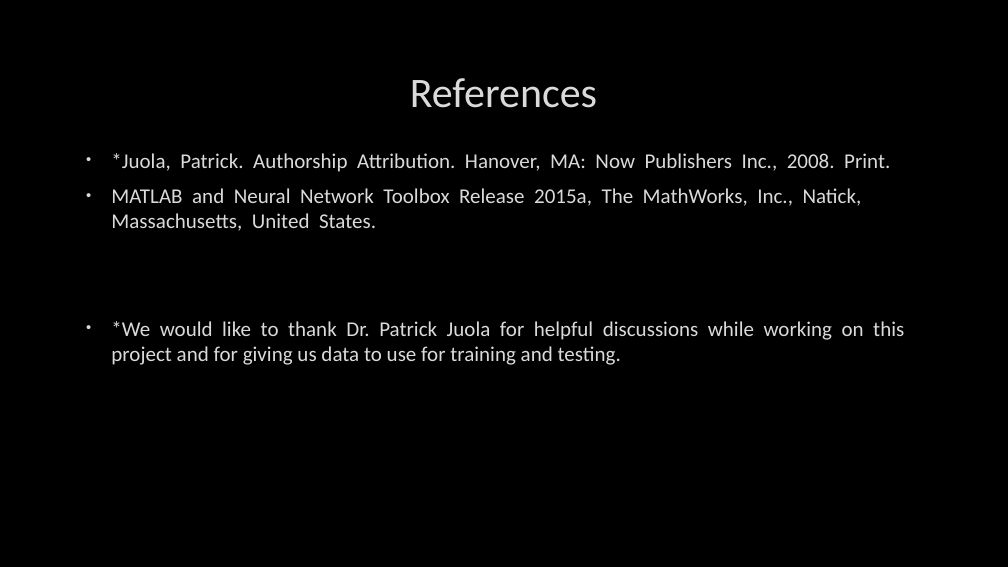
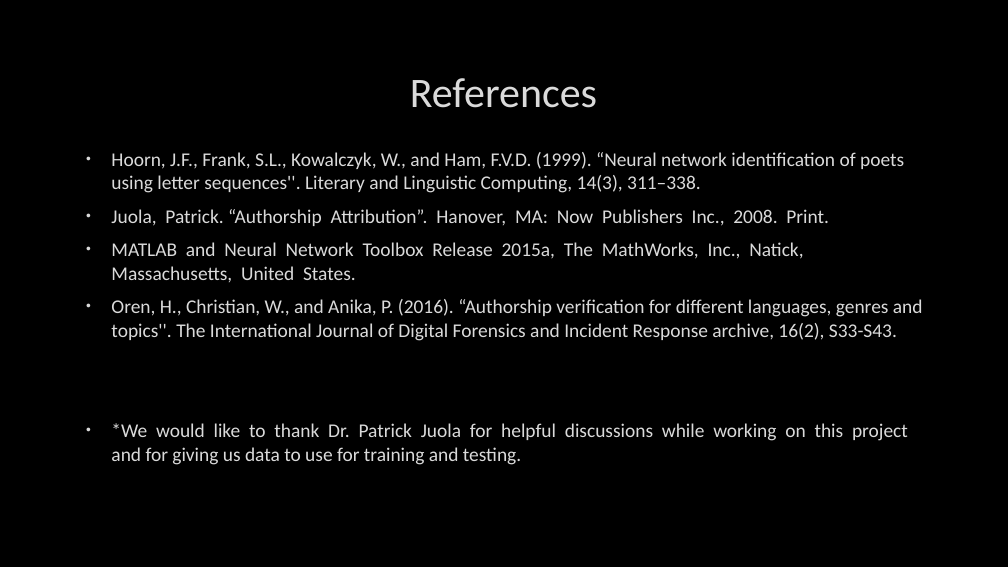
Before and after one commit to BradySheehan/Authorship_Verification, a slide deck: slide 18 of ai_project_presentation.pptx (slide 11 before the commit). Drawn at 1008x567 pixels with LibreOffice and Linux fonts; fonts in the diff are those of the drawing; background and template pictures are left out. Boxes give left, top, right and bottom in pixels: in the first picture for what was removed or moved away, otherwise in the second. Text is boxed around its words. In the diff, an @@ line names an element or a change of style, - is before the commit and + after.

Commit message:
Updated ppt presentation

```diff
--- a/ai_project_presentation.pptx
+++ b/ai_project_presentation.pptx
@@ text at [111, 152, 904, 226]: text changed; size 20 to 18.5 pt @@
-• *Juola, Patrick. Authorship Attribution. Hanover, MA: Now Publishers Inc., 2008. Print.
+• Hoorn, J.F., Frank, S.L., Kowalczyk, W., and Ham, F.V.D. (1999). “Neural network identification of poets using letter sequences''. Literary and Linguistic Computing, 14(3), 311–338.
+• Juola, Patrick. “Authorship Attribution”. Hanover, MA: Now Publishers Inc., 2008. Print.
@@ text at [111, 242, 908, 465]: size 20 to 18.5 pt in "MATLAB and Neural Network Toolbox Release 2015a, ...", "*We would like to thank Dr. Patrick ..." @@
@@ text at [111, 299, 923, 341]: paragraph added @@
+• Oren, H., Christian, W., and Anika, P. (2016). “Authorship verification for different languages, genres and topics''. The International Journal of Digital Forensics and Incident Response archive, 16(2), S33-S43.
```
Also in this commit, not shown: 2 other slides changed, 10 slides added, 3 slides removed, 2 other files.
